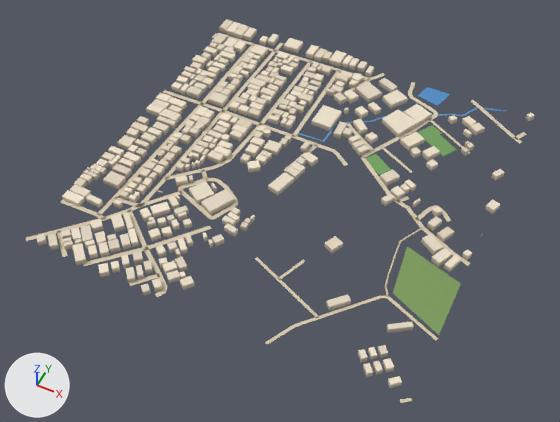
The glTF model public/assets/bengaluru-region-v1/tiles/t-1_-9-l0.glb, before and after one commit.
Rendered twice from a camera (50 mm lens) standing at (54.0, -4907.0, 737.0) and looking at (-253.0, -4294.0, -29.0). Lighting does not change. The marker at lower left points along +X, +Y and +Z. The first picture is the older version. Vertices at exactly the same position are counted once.

Objects in the first picture: 'building', 'ground' and 1 more.
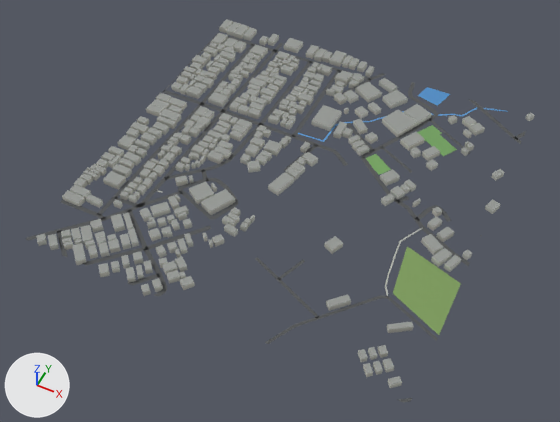
Changed parts and their boxes [x1, y1, x2, y2] in the pictures (560 x 422 px; the box of a moved part takes in the faces that stretch with it):
'ground', reshaped
    before: [26, 33, 527, 403]
    after: [26, 33, 526, 402]
part 1 of me_building, recoloured (darker)
    both: [36, 19, 535, 388]
part 2 of me_ground, moved or reshaped
    before: [26, 33, 527, 403]
    after: [26, 35, 526, 402]
part 3 of me_ground, recoloured
    both: [59, 33, 523, 339]

The change in detail:
me_building is used by ob_building; location (-500.0, -4500.0, 0.0).
me_building had 3038 vertices, 3825 faces and spanned x -1.0..507.0, y -6.0..513.0, z 0.0..12.0.
me_building now has 3038 vertices, 4604 faces and spans x -1.0..507.0, y -6.0..513.0, z 0.0..12.0.
me_building part 1: 3825 kept faces spanning x -1.0..507.0, y -6.0..513.0, z 0.0..12.0 get new vertex colours.
me_ground is used by ob_ground; location (-500.0, -4500.0, 0.0).
me_ground had 520 vertices, 441 faces and spanned x -3.0..503.0, y -2.0..503.0, z 1.0.
me_ground now has 539 vertices, 460 faces and spans x 0.0..500.0, y 0.0..500.0, z 1.0.
Part 2, on me_ground:
37 vertices are removed from x -3.0..501.0, y -2.0..502.0, z 1.0.
62 faces are deleted.
18 vertices move from x 3.0..503.0, y -2.0..503.0, z 1.0 to x 5.0..500.0, y 0.0..500.0, z 1.0.
56 vertices are added at x 0.0..500.0, y 0.0..500.0, z 1.0.
81 new faces join them.
me_ground part 3: 335 kept faces spanning x 0.0..500.0, y 9.0..500.0, z 1.0 get new vertex colours; the middle colour goes from beige #d7c9ae to dark grey #535556.
